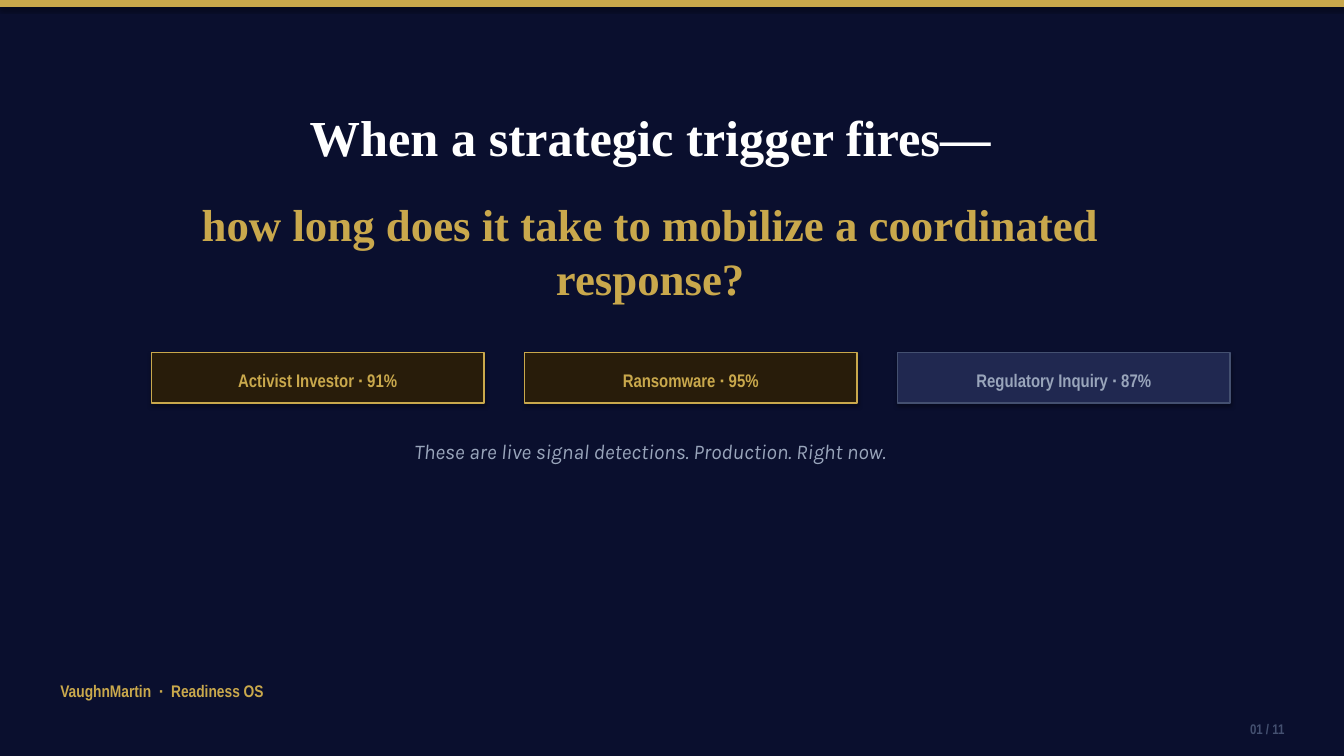
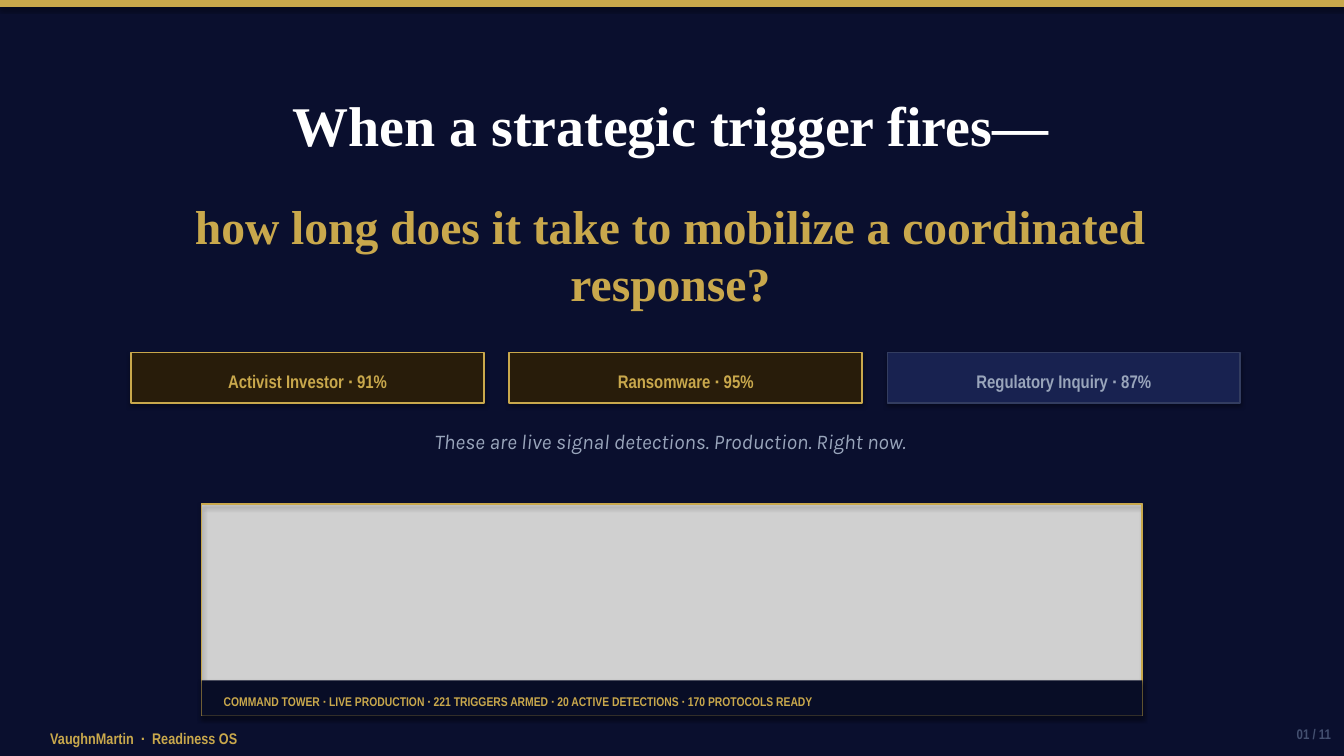
Before and after one commit to mbrunke18/CodePlatform1, a slide deck: slide 1 of attached_assets/VaughnMartin-Investor-Pitch-Deck.pptx. Drawn at 1344x756 pixels with LibreOffice and Linux fonts; fonts in the diff are those of the drawing; grey boxes stand for pictures. Boxes give left, top, right and bottom in pixels: in the first picture for what was removed or moved away, otherwise in the second. Text is boxed around its words. In the diff, an @@ line names an element or a change of style, - is before the commit and + after.

```diff
--- a/attached_assets/VaughnMartin-Investor-Pitch-Deck.pptx
+++ b/attached_assets/VaughnMartin-Investor-Pitch-Deck.pptx
@@ text "When a strategic trigger fires—": place and size @@
-text "When a strategic trigger fires—" at [310, 120, 991, 166]
+text "When a strategic trigger fires—" at [292, 106, 1048, 157]
@@ text "When a strategic trigger fires—" at [292, 106, 1048, 157]: size 36 to 40 pt @@
@@ text "how long does it take ...": place and size @@
-text "how long does it take ..." at [202, 210, 1098, 304]
+text "how long does it take ..." at [195, 211, 1145, 311]
@@ text "how long does it take ..." at [195, 211, 1145, 311]: size 32 to 34 pt @@
@@ rectangle: place and size @@
-rectangle at [151, 353, 484, 403]
+rectangle at [131, 353, 484, 403]
@@ rectangle: place and size @@
-rectangle at [524, 353, 857, 403]
+rectangle at [509, 353, 862, 403]
@@ rectangle: place and size @@
-rectangle at [897, 353, 1230, 403]
+rectangle at [887, 353, 1240, 403]
@@ rectangle at [887, 353, 1240, 403]: fill #202850 to #182250; outline #445070 1 pt to #333D60 1 pt @@
@@ text "Activist Investor · 91%": place and size @@
-text "Activist Investor · 91%" at [238, 374, 397, 387]
+text "Activist Investor · 91%" at [228, 375, 387, 388]
@@ text "Ransomware · 95%": place and size @@
-text "Ransomware · 95%" at [623, 374, 759, 387]
+text "Ransomware · 95%" at [618, 375, 754, 388]
@@ text "These are live signal detections. ...": place and size @@
-text "These are live signal detections. ..." at [414, 444, 886, 464]
+text "These are live signal detections. ..." at [435, 434, 906, 454]
@@ picture added at [202, 504, 1142, 716] @@
@@ rectangle added at [202, 504, 1142, 716], outline #C9A84C 1.2 pt @@
@@ rectangle added at [202, 681, 1142, 716], fill #080D26 @@
@@ text added at [224, 697, 812, 706], 9 pt, text #C9A84C, bold @@
+COMMAND TOWER · LIVE PRODUCTION · 221 TRIGGERS ARMED · 20 ACTIVE DETECTIONS · 170 PROTOCOLS READY
@@ text "VaughnMartin · Readiness OS": place and size @@
-text "VaughnMartin · Readiness OS" at [60, 685, 264, 701]
+text "VaughnMartin · Readiness OS" at [50, 733, 237, 747]
@@ text "VaughnMartin · Readiness OS" at [50, 733, 237, 747]: size 12 to 11 pt @@
@@ text "01 / 11" at [1297, 729, 1331, 739]: alignment left to right @@
```
Also in this commit, not shown: 9 other slides changed, 1 slide added, 1 slide removed, 12 other files.
